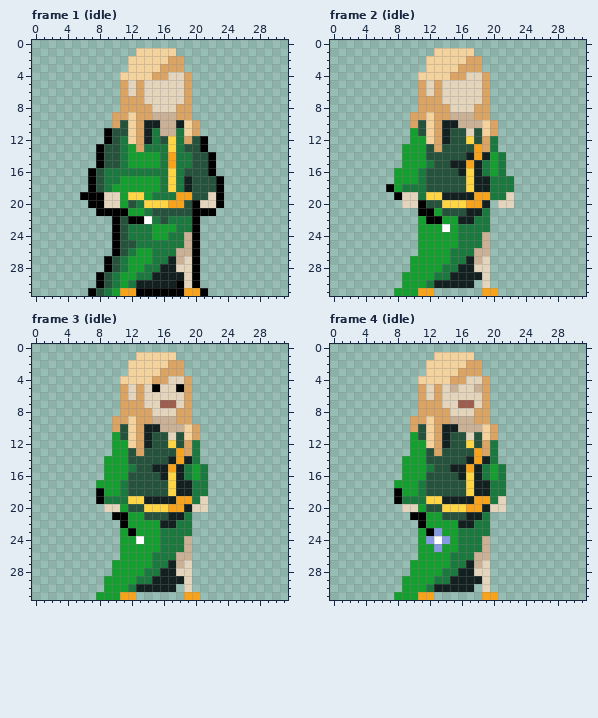
A pixel-art file gets an edit: Assets/Art/Sprites/wizard.ase. Above is the file before it was changed.
32x32 pixels, 46 frames. Shown: frame 1 (idle), frame 2 (idle), frame 3 (idle), frame 4 (idle). The commit also changed other frames, which this record leaves out.
Now the later version:
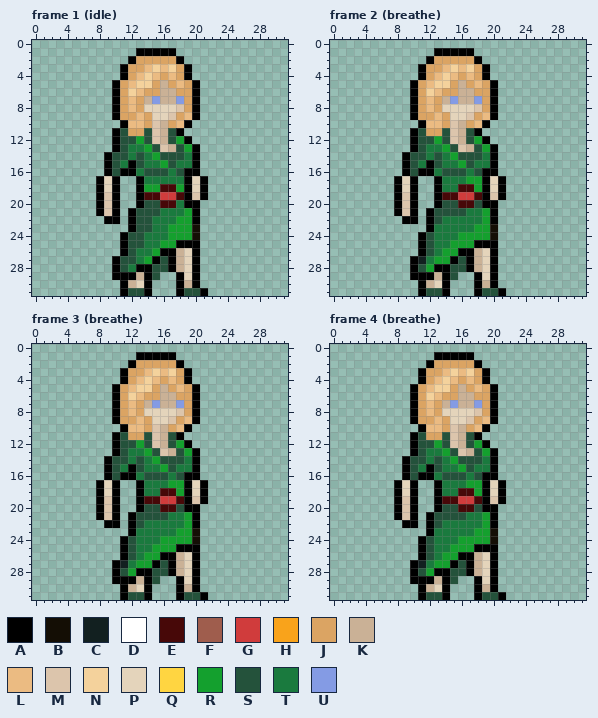
Palette (. is transparent): A #000000  B #140e05  C #122020  D #ffffff  E #470808  F #9f5d4d  G #d03c3c  H #f9a31b  J #dba463  K #cab196  L #ebbb82  M #dcc5ac  N #f4d29c  P #e4d4bb  Q #ffd541  R #14a02e  S #24523b  T #1a7a3e  U #849be4
Difference:
Changed rows in their new state; - is an unchanged pixel.
Frame 1 (idle):
first column x 6:
 1 -------AAAAA------
 2 ------AJJJJ-A-----
 3 -----AJJL-LN-A----
 4 -----AJL-L-LJA----
 5 ----A-LNNJKJL-A---
 6 ----A-NLJJKKJ-A---
 7 ----A-L-KUKKU-A---
 8 ----A-L-P---M-A---
 9 ----A-JL-PPM-LA---
10 ----.ALLJM-JLA.---
11 ---.A-J-SM-SA..---
12 ---.ASSRSMKSRA..--
13 --..ASTTRSMKSRA.--
14 --.A-STST-SSS-A..-
15 --.A--ASTTRS--A..-
16 -..ASAA-SSSTSAA..-
17 -.APA..ATT-T-APA..
18 -.APA..A--EERAPA..
19 ..-MA..AEEGGEAMA..
20 -.-MA..ASSEETA-...
21 ---M-.ASS-TTTR-..-
22 ---A-.-SS-T-RR----
23 ----..ASSTT-RRB---
24 ----.ASS-TTRRRB---
25 ----.A-S--RRAA----
26 ----.ASTTRAA-P----
27 ---.ASST-ASA------
28 ---.ASTAASSAK-----
29 --..AAAKAS..A-----
30 --...AKPA...-K----
31 -....ASS-...-SS---
Frame 2 (breathe):
first column x 7:
 1 ------AAAAA-----
 2 -----AJJJJ-A----
 3 ----AJJL-LN-A---
 4 ----AJL-L-LJA---
 5 ---A-LNNJKJL-A--
 6 ---A-NLJJKKJ-A--
 7 ---A-L-KUKKU-A--
 8 ---A-L-P---M-A--
 9 ---A-JL-PPM-LA--
10 ---.ALLJM-JLA.--
11 ---A-J-SMKSA..--
12 ---ASSRSMKSRA.--
13 --.ASTTR-MKSRA--
14 --ASST-TR-SSTA.-
15 --ASTA-TTRST-A.-
16 -.ASAAT--STSAA.-
17 -APA..ATTTRRAPA.
18 .APA..ATTEERAPA.
19 --MA..AEEGGEAMA.
20 -AMA..ASSEESAA..
21 -AMA.-S---TTRA--
22 --AA.-STTTT-RA--
23 ----.ATTT--RRB--
24 ----ASTTTRRRRB--
25 ----ASTT-RRAAA--
26 ----AST-RAA-PA--
27 ---ACT--ASA--A--
28 ---AS-AASSAK-A--
29 --.AAAKAS..A-A--
30 --..AKPA...AKA--
31 -...ASSA---ASSA-
Frame 3 (breathe):
first column x 8:
 1 -----AAAAA----
 2 ----AJJJJ-A---
 3 ---AJJL-LN-A--
 4 ---AJL-L-LJA--
 5 --A-LNNJKJL-A-
 6 --A-NLJJKKJ-A-
 7 --A-L-KUKKU-A-
 8 --A-L-P---M-A-
 9 --A-JL-PPM-LA-
10 --.ALLJM-JLA.-
11 --A-J-SMKSA..-
12 --ASSRSMKSRA.-
13 --ASTTR-MKSRA-
14 -ASST-TR-SSTA-
15 -ASTA-TTRST-A.
16 -ASAAT--STSAA.
17 APA..ATTTRRAPA
18 -PA..ATTEERAPA
19 -MA..AEEGGEAMA
20 AMA..ASSEESAA.
21 AM-.AS---TTRA-
22 -AA.ASTTTT-RA-
23 ---.-TTT--RRB-
24 ---ASTTTRRRRB-
25 ---ASTT-RRAAA-
26 ---AST-RAA-PA-
27 --ACT--ASA--A-
28 --AS-AASSAK-A-
29 -.AAAKAS..A-A-
30 -..AKPA...AKA-
31 ...ASSA---ASSA
Frame 4 (breathe): the same change as frame 3 (breathe)
Pixel boxes of the changes (left, top, right, bottom) in both pictures:
changed: (80, 48, 224, 296)
changed: (386, 48, 514, 296)
changed: (96, 352, 208, 600)
changed: (394, 352, 506, 600)
